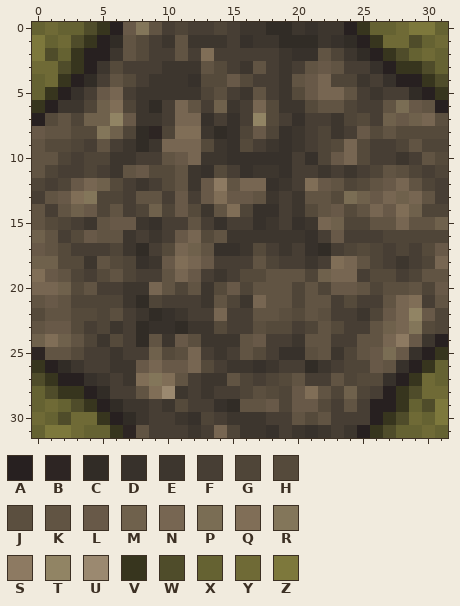
Edited in one commit: pixel-art sprite (assets/minecraft/optifine/ctm/farmland/0/4.png). Above, as it was before the edit.
The file is 32x32 pixels. Colours within 5 levels of each other are drawn and written as one.
Palette (. is transparent): A #272020  B #2d2523  C #312c26  D #37312b  E #3d362e  F #473e34  G #4f4538  H #554a3b  J #5b4f3f  K #615443  L #685948  M #6f614c  N #776652  P #7a6d54  Q #806e57  R #83765a  S #8d7a62  T #918464  U #9b8970  V #37351e  W #4f4c2a  X #656232  Y #6f6a36  Z #7d783c
Pixels before, first column x 0:
 0 XYXXWVALRKFGFFGFEECCEDEEAVXXYZZX
 1 ZXYWVACKHFEKEEEFDEECCCEDCAVYYWXY
 2 ZWXVAAEKHFFKFQFFFFFEDDKGECAVWXYX
 3 YYWVAEHFFFEEEKHFEKFEFKLKFFDAVVWX
 4 XYVACFKHFEEEDHHLHFFEKLNGGEFDAAVW
 5 XVADFLNFEEEEEGJFEKFEHLNNKFEFFCAV
 6 VAEEGMQGECFNKFMEFNHEEHKKGFFKPLKA
 7 AHKGMMTLEEFNNDFDFTHFDFFEGHFMLMNJ
 8 LKKHHRMGCBGQQECDGLGDEFGEFLHKHHHH
 9 KHHGFKFECENNNHEDHFEDEFGHNHFFGKGG
10 KKGFGGEEFFKLNEEDDDDDFDGLNHFFEFKH
11 KGFFGFEKLHHKEDHFDEEDFFEFEFGKJGFG
12 GFGLNMHFEFHKELSKNNDEFQLKGHKLNKGF
13 FKLQRGGFKKFLFLQLLKEFEKKHPMLNMNKF
14 KFKMLGKFGMGLHEKQGDDFEHKLHKNLQMGG
15 KHGFEKLLEDFFKFDFFDEFDENMGGKKNKKM
16 MKFHLKKEFEFLNHKEEEEEEDFLFFFGGGGG
17 LKHFFFGECFHNMKDDEHFEFDCFGHGFGFHL
18 MMHHEKHGDELQNLFFFKGFFEFQNKGFEFGN
19 QLKGFHKGFFKNLFEFHHKKKGMNNFHHFGKK
20 NNMHKFFEENKGKEHLGKKKGKGLLKGJJKGL
21 KLKGGGGECGFFFEKGENKKGKKFHFFKNQFK
22 HKKHHGJFECDEFFNFFKKJHKJFFEGLNTLG
23 KLLHFGEFCDDCEEHFFJHHFGKHFFKMNRHG
24 MQMKGEHFCKELJEEEKLFFEKKFFKKNSLEA
25 BKKHFFEFFMHJNFEFKHFDDJKEGKLPLDAV
26 VACEFFEELNLLNHFEEDEFFCEFGGLKDAVX
27 WVAADEFEQRQKFEEKGFGHKFFKGHHDAVYX
28 XWVVACFFKQUEFEFFGJHGLQKGMGFAVWYY
29 XYXWVACEEFEHFFDCKKLGLLHFKFAAVXWZ
30 YXWYYVACEFFEDGFEEEFFKHKFFFAVWYXZ
31 XZZYXXVBKFFFEFNGEEDFEDEFEAVWXXYX
After:
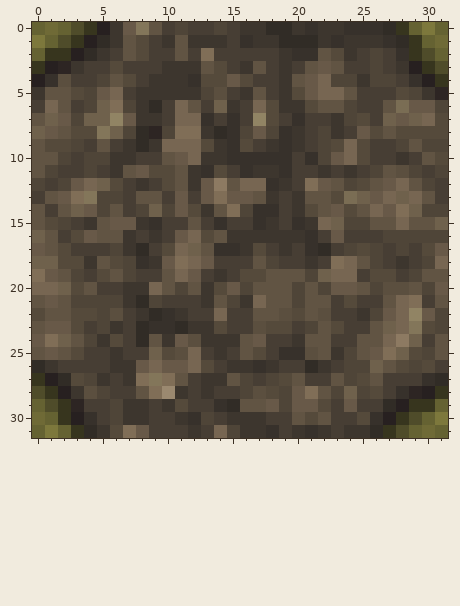
From old to new:
Changed rows in their new state; - is an unchanged pixel.
first column x 0:
 0 ---WVAE-----------------DDDCVX--
 1 --WVACE-----------------EEEDCV--
 2 XVVACEF----------------H-FGFDVW-
 3 VABEFF--------------------GFEAVW
 4 ADJFFG--------------------GGFDAV
 5 EKKHG---------------------F-HGEB
 6 FNKF--------------------------LG
 7 KML----------------------------H
 8 ML------------------------------
first column x 0:
24 L----------------------------MFK
25 KL-------------------------QMHGK
26 CEFF----------------------M-HGHF
27 VACHG---------------------KFFFDC
28 WVAEJG--------------------HFDBAV
29 -WVBFFG-----------------L-FCAVVX
30 --VADFGE-----------------HDAVW--
31 --XVCEHQL----------------ECVW---
Where, in picture pixels (left, top, right, bottom), the same in both pictures:
changed: (32, 22, 123, 139)
changed: (331, 22, 448, 126)
changed: (32, 334, 149, 438)
changed: (344, 334, 448, 438)
